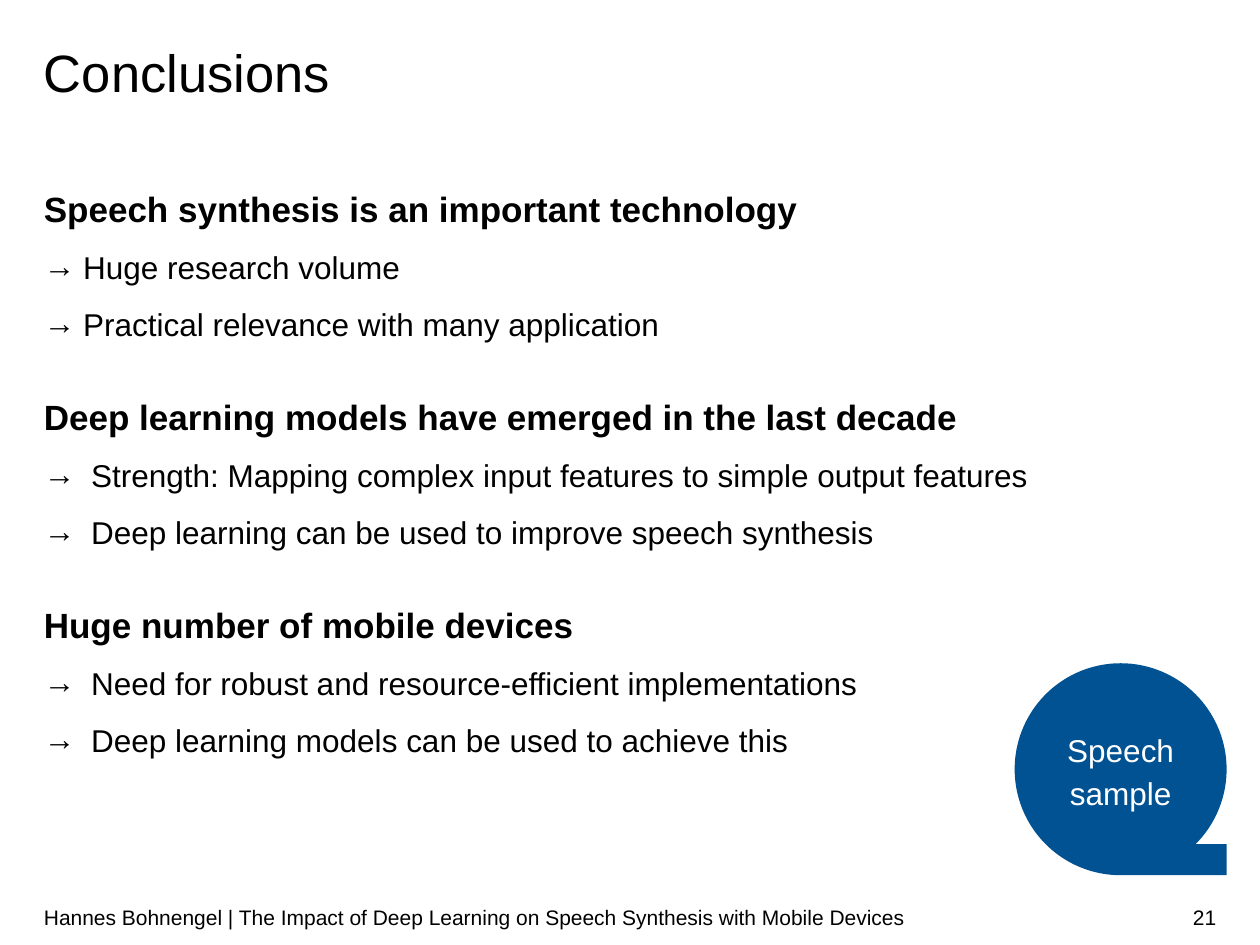
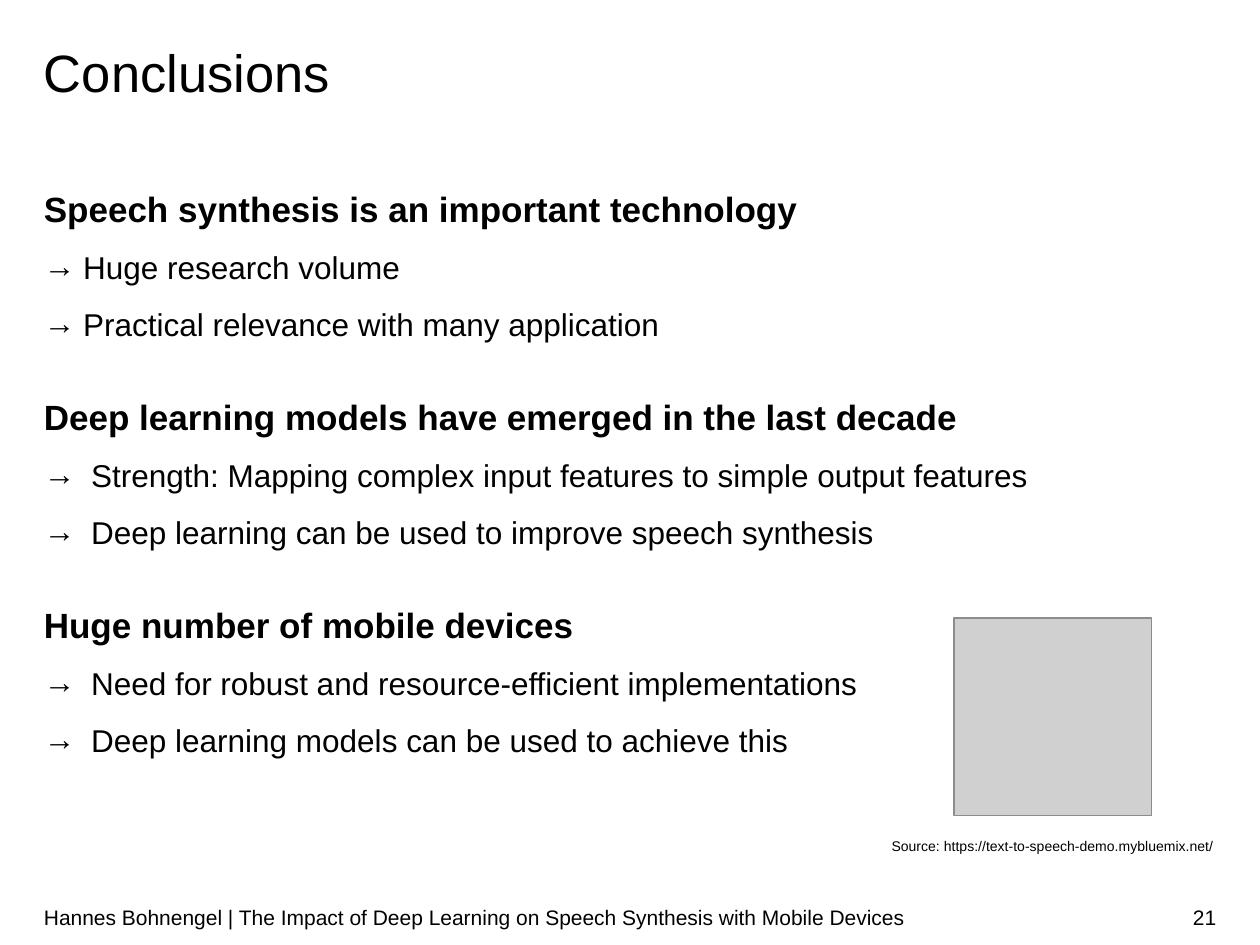
Before and after one commit to hannesb0/deeplearning, a slide deck: slide 21 of pres/Final_Presentation_V03.pptx. Drawn at 1260x945 pixels with LibreOffice and Linux fonts; fonts in the diff are those of the drawing; grey boxes stand for pictures; background and template pictures are left out. Boxes give left, top, right and bottom in pixels: in the first picture for what was removed or moved away, otherwise in the second. Text is boxed around its words. In the diff, an @@ line names an element or a change of style, - is before the commit and + after.

```diff
--- a/pres/Final_Presentation_V03.pptx
+++ b/pres/Final_Presentation_V03.pptx
@@ text "Speech synthesis is an important ..." rewrapped from (44, 196, 1028, 753) to (44, 196, 1028, 758) @@
@@ picture added at (954, 619, 1152, 816) @@
@@ flow chart magnetic tape removed at (1014, 663, 1226, 874) @@
-Speech sample
@@ text added at (892, 841, 1213, 854), 8 pt, text #000000 @@
+Source: https://text-to-speech-demo.mybluemix.net/
```
Also in this commit, not shown: 2 other slides changed, 2 slides removed.
